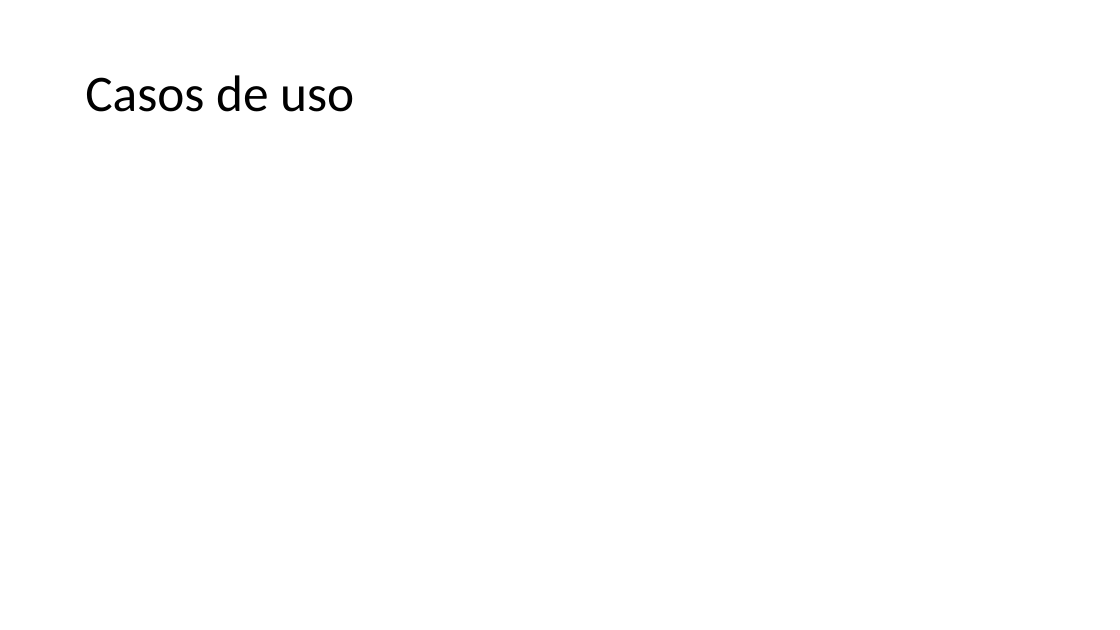
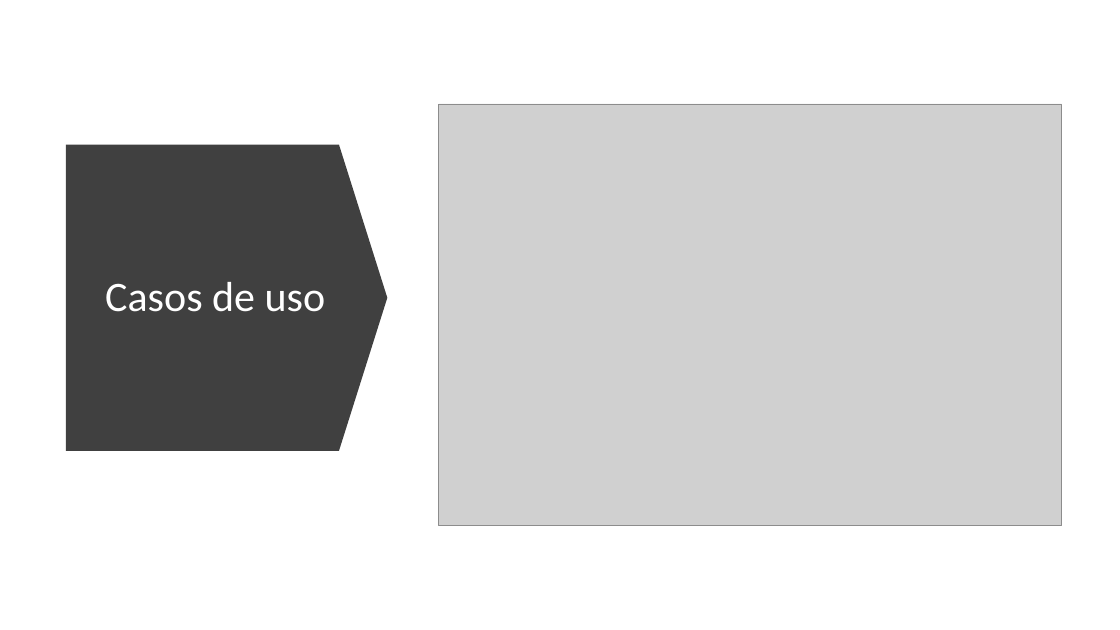
Before and after one commit to AISS-2021-L6-G02/AISS-2021-L6-G02, a slide deck: slide 4 of Documentos/NuestraDocumentacion/presentacion openapi.pptx. Drawn at 1120x630 pixels with LibreOffice and Linux fonts; fonts in the diff are those of the drawing; grey boxes stand for pictures. Boxes give left, top, right and bottom in pixels: in the first picture for what was removed or moved away, otherwise in the second. Text is boxed around its words. In the diff, an @@ line names an element or a change of style, - is before the commit and + after.

```diff
--- a/Documentos/NuestraDocumentacion/presentacion openapi.pptx
+++ b/Documentos/NuestraDocumentacion/presentacion openapi.pptx
@@ picture added at [439,104,1062,526] @@
@@ down arrow added at [66,145,388,451], fill #404040 @@
@@ title "Casos de uso": place and size @@
-title "Casos de uso" at [85,75,354,112]
+title "Casos de uso" at [105,282,326,312]
@@ title "Casos de uso" at [105,282,326,312]: size 44 to 36 pt, text colour #000000 to #FFFFFF; alignment left to centre @@
```
Also in this commit, not shown: 4 other slides changed.
